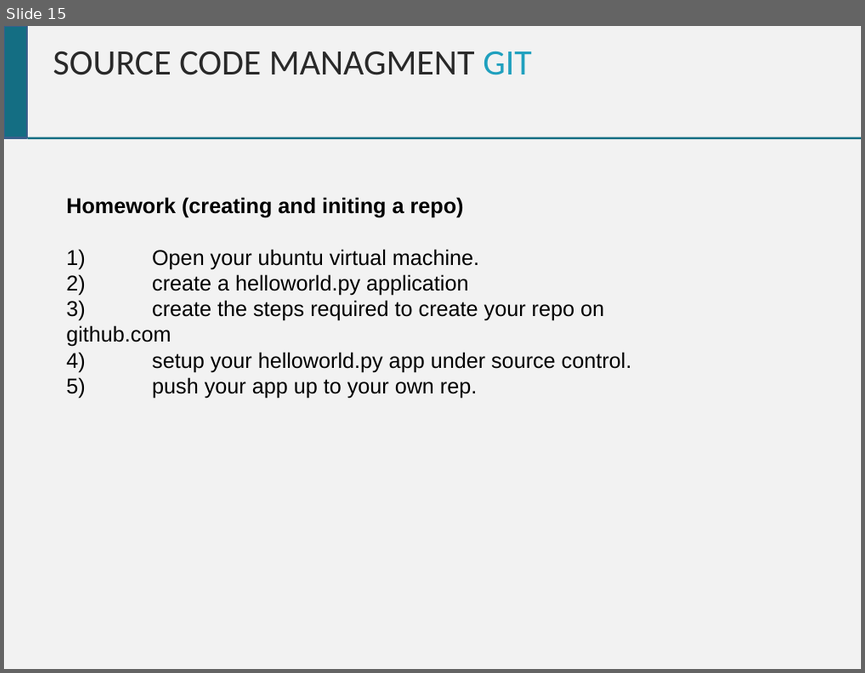
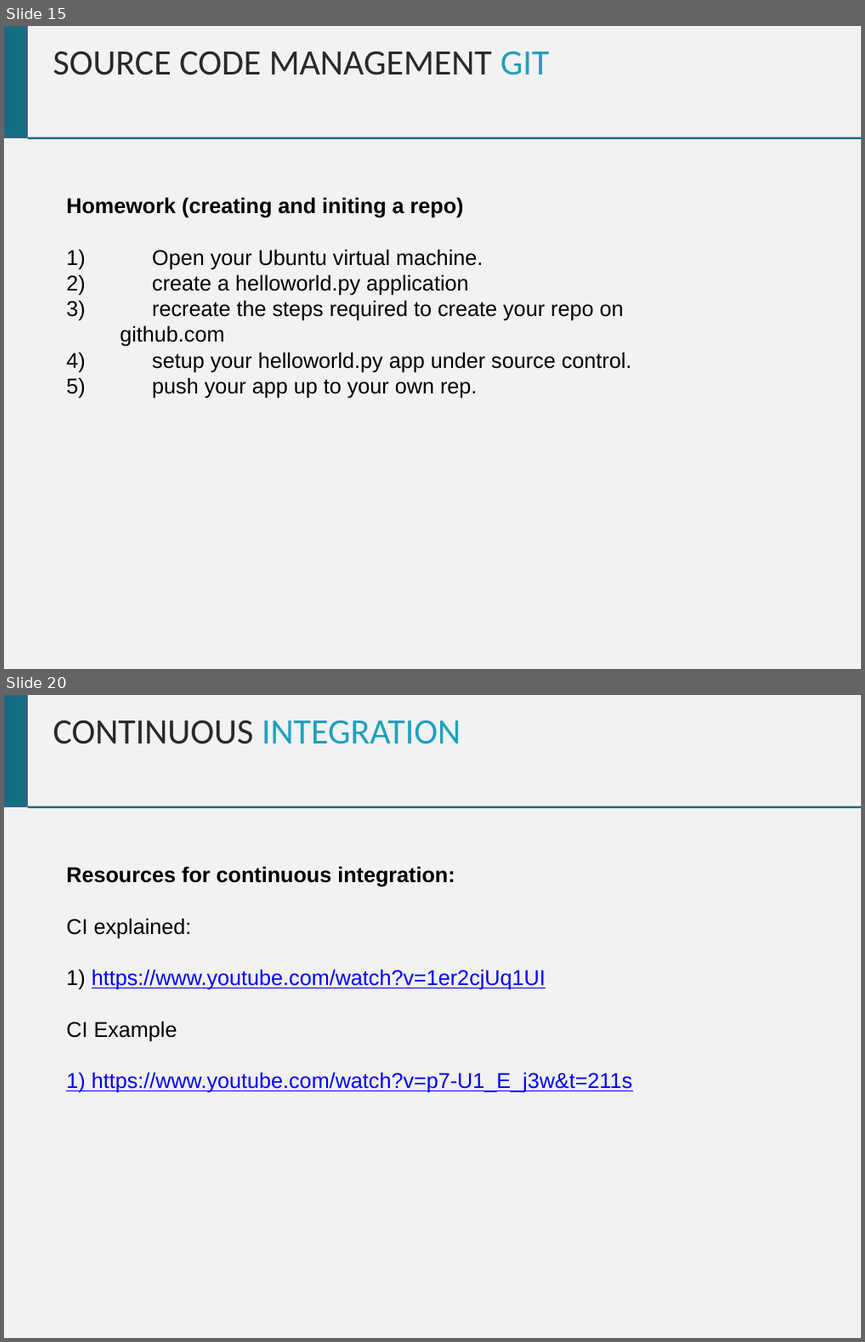
Before and after one commit to chrisgauthier742018/devopscourse, a slide deck: Dev Ops Course.pptx. Shown one above the other, each under a label of ours: slide 15 before the commit, slides 15 and 20 after it; the slides between them are not shown. The pictures are 865x673 and 865x1342 pixels, drawn with LibreOffice and Linux fonts; fonts in the diff are those of the drawing. Boxes give left, top, right and bottom in pixels: in the first picture for what was removed or moved away, otherwise in the second. Text is boxed around its words. In the diff, an @@ line names an element or a change of style, - is before the commit and + after.

Commit message:
Spelling mistakes and CI Section

```diff
--- a/Dev Ops Course.pptx
+++ b/Dev Ops Course.pptx
@@ slide 20 added at (x1=4, y1=695, x2=861, y2=1338), background #F2F2F2 @@
@@ rectangle added at (x1=4, y1=695, x2=27, y2=806), fill #146E83, outline #3A5F8C 2 pt @@
@@ text added at (x1=53, y1=720, x2=460, y2=744), 30 pt, text #1FA0BE @@
+CONTINUOUS INTEGRATION
@@ line added from (27, 807) to (861, 807), #146E83 1.76 pt @@
@@ text added at (x1=66, y1=866, x2=632, y2=1093), 18 pt, text #0000FF, underline @@
+Resources for continuous integration:
+CI explained:
+1) https://www.youtube.com/watch?v=1er2cjUq1UI
+CI Example
+1) https://www.youtube.com/watch?v=p7-U1_E_j3w&t=211s
@@ slide 15 changed as well @@
@@ text at (x1=53, y1=51, x2=549, y2=75): text changed @@
-SOURCE CODE MANAGMENT GIT
+SOURCE CODE MANAGEMENT GIT
@@ text at (x1=66, y1=249, x2=483, y2=269): text changed @@
-1) Open your ubuntu virtual machine.
+1) Open your Ubuntu virtual machine.
@@ text at (x1=120, y1=300, x2=624, y2=346): text changed @@
-3) create the steps required to create your repo on github.com
+3) recreate the steps required to create your repo on github.com
```
Also in this commit, not shown: 14 other slides changed, 5 other slides added.
